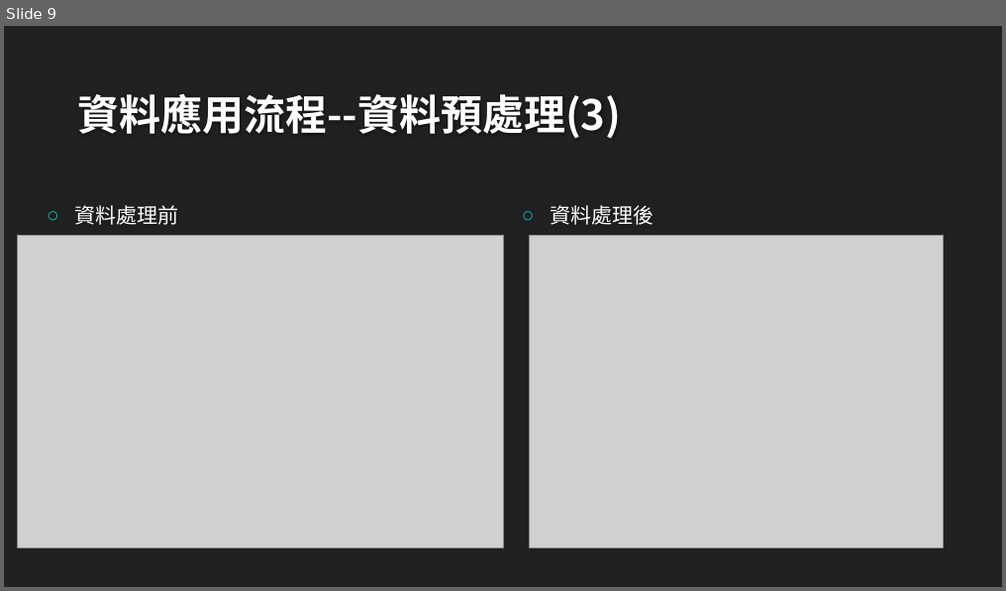
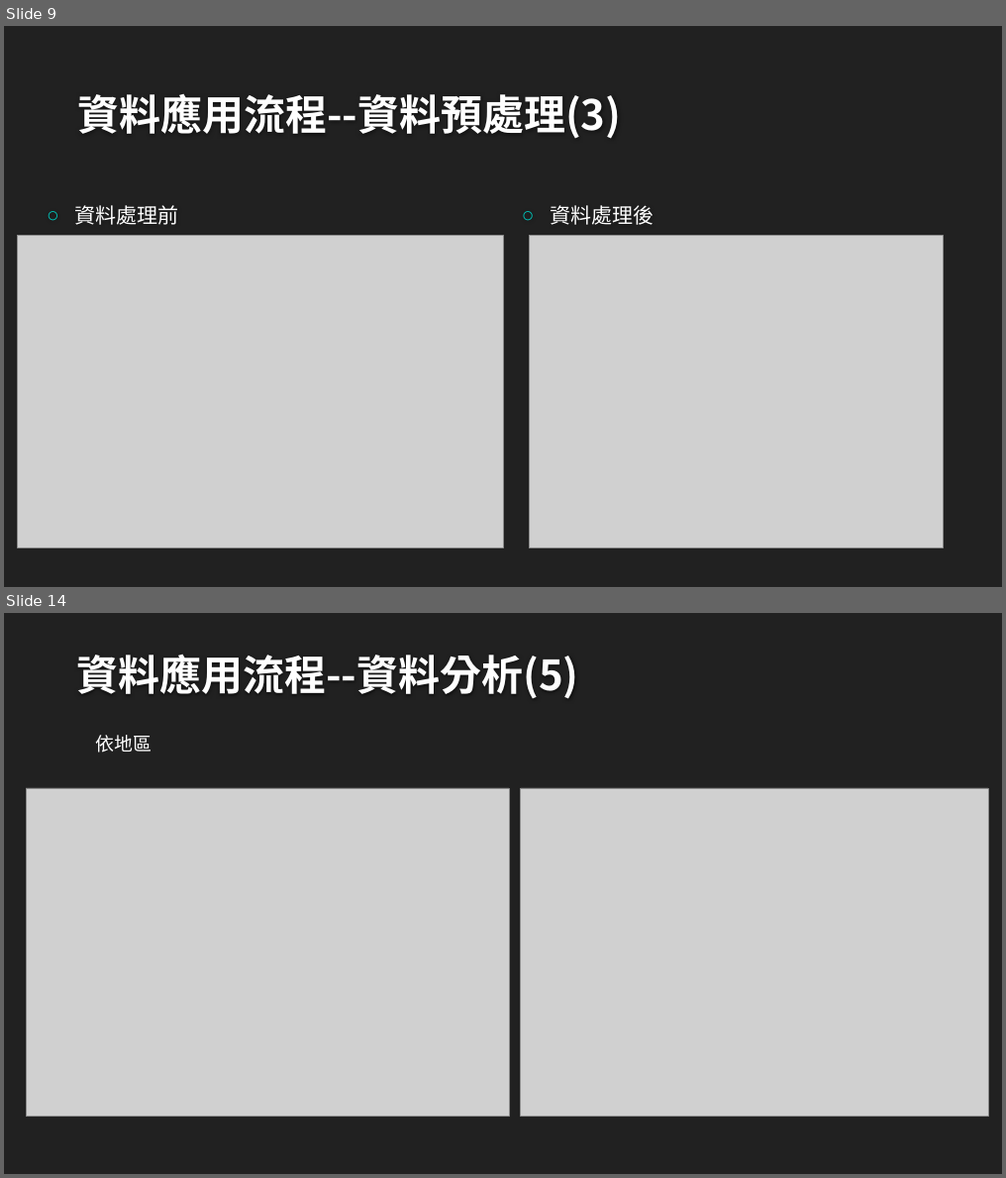
Before and after one commit to isabel112233/creditcard, a slide deck: 信用卡消費樣態.pptx. Shown one above the other, each under a label of ours: slide 9 before the commit, slides 9 and 14 after it; the slides between them are not shown. The pictures are 1006x591 and 1006x1178 pixels, drawn with LibreOffice and Linux fonts; fonts in the diff are those of the drawing; grey boxes stand for pictures; background and template pictures are left out. Boxes give left, top, right and bottom in pixels: in the first picture for what was removed or moved away, otherwise in the second. Text is boxed around its words. In the diff, an @@ line names an element or a change of style, - is before the commit and + after.

```diff
--- a/信用卡消費樣態.pptx
+++ b/信用卡消費樣態.pptx
@@ slide 14 added at [4, 613, 1002, 1174], background #212121 @@
@@ title added at [77, 655, 579, 699], 40 pt, text #FEFEFE, bold @@
+資料應用流程--資料分析(5)
@@ text added at [96, 735, 152, 753], 18 pt, text #FFFFFF @@
+依地區
@@ picture added at [26, 788, 509, 1116] @@
@@ picture added at [521, 788, 988, 1116] @@
```
Also in this commit, not shown: 14 slides changed, 1 other slide added, 1 slide removed, 3 other files.
